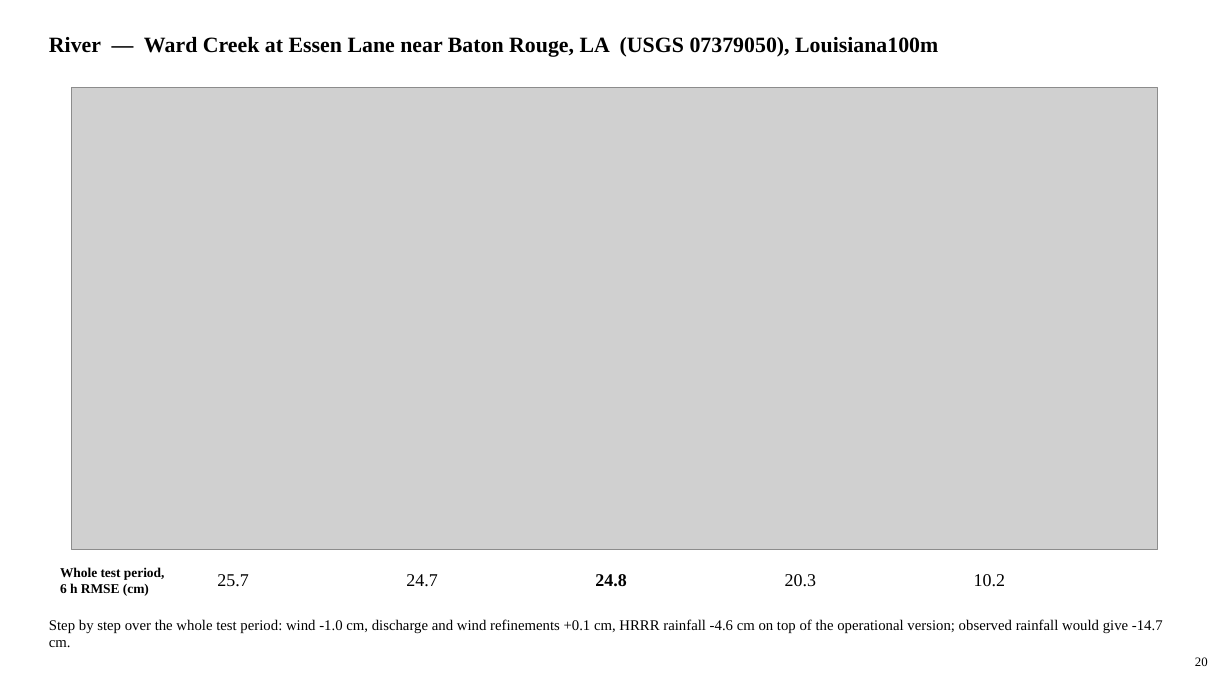
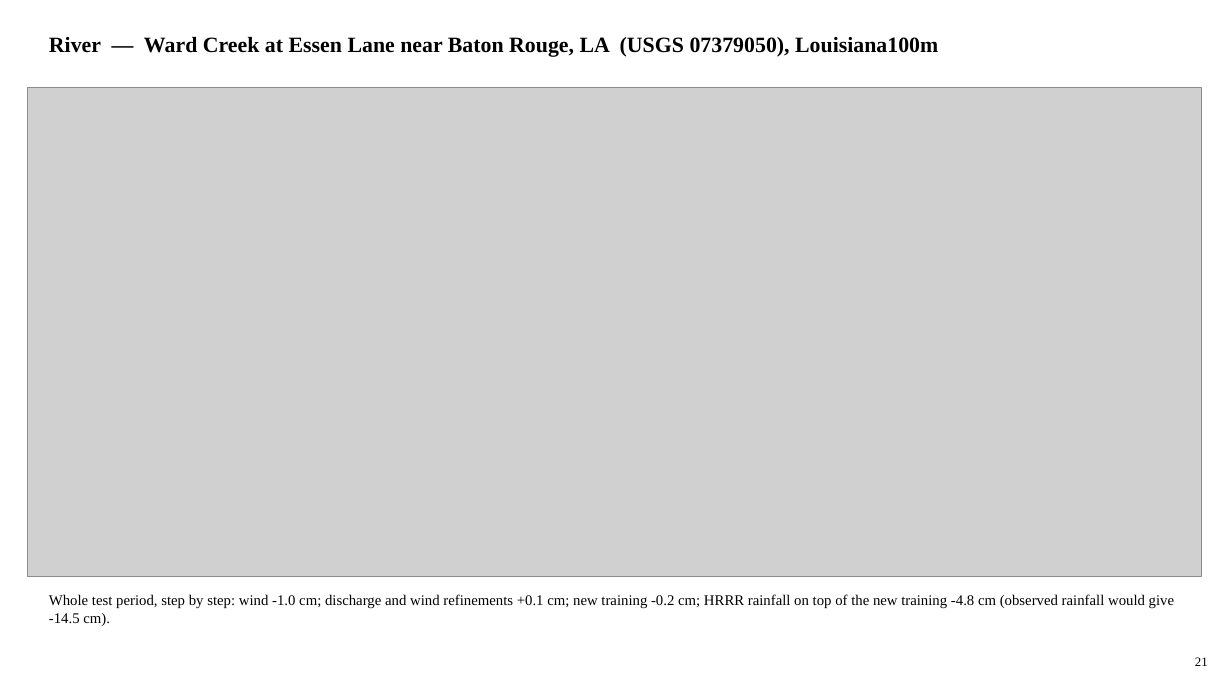
Before and after one commit to LaurenW1997/subdomainLSTM, a slide deck: slide 21 of deliverables/17_versions/version_comparison.pptx (slide 20 before the commit). Drawn at 1232x693 pixels with LibreOffice and Linux fonts; fonts in the diff are those of the drawing; grey boxes stand for pictures. Boxes give left, top, right and bottom in pixels: in the first picture for what was removed or moved away, otherwise in the second. Text is boxed around its words. In the diff, an @@ line names an element or a change of style, - is before the commit and + after.

```diff
--- a/deliverables/17_versions/version_comparison.pptx
+++ b/deliverables/17_versions/version_comparison.pptx
@@ picture: place and size @@
-picture at [71,88,1158,550]
+picture at [28,88,1202,577]
@@ text removed at [60,567,165,596] @@
-Whole test period,
-6 h RMSE (cm)
@@ text at [49,594,1174,626]: text changed @@
-Step by step over the whole test period: wind -1.0 cm, discharge and wind refinements +0.1 cm, HRRR rainfall -4.6 cm on top of the operational version; observed rainfall would give -14.7 cm.
+Whole test period, step by step: wind -1.0 cm; discharge and wind refinements +0.1 cm; new training -0.2 cm; HRRR rainfall on top of the new training -4.8 cm (observed rainfall would give -14.5 cm).
@@ text removed at [217,574,248,587] @@
-25.7
@@ text removed at [406,574,437,587] @@
-24.7
@@ text removed at [595,574,626,587] @@
-24.8
@@ text removed at [785,574,816,587] @@
-20.3
@@ text removed at [974,574,1005,587] @@
-10.2
@@ text at [1195,657,1208,666]: text changed @@
-20
+21
```
Also in this commit, not shown: 25 other slides changed, 1 slide added, 48 other files.
